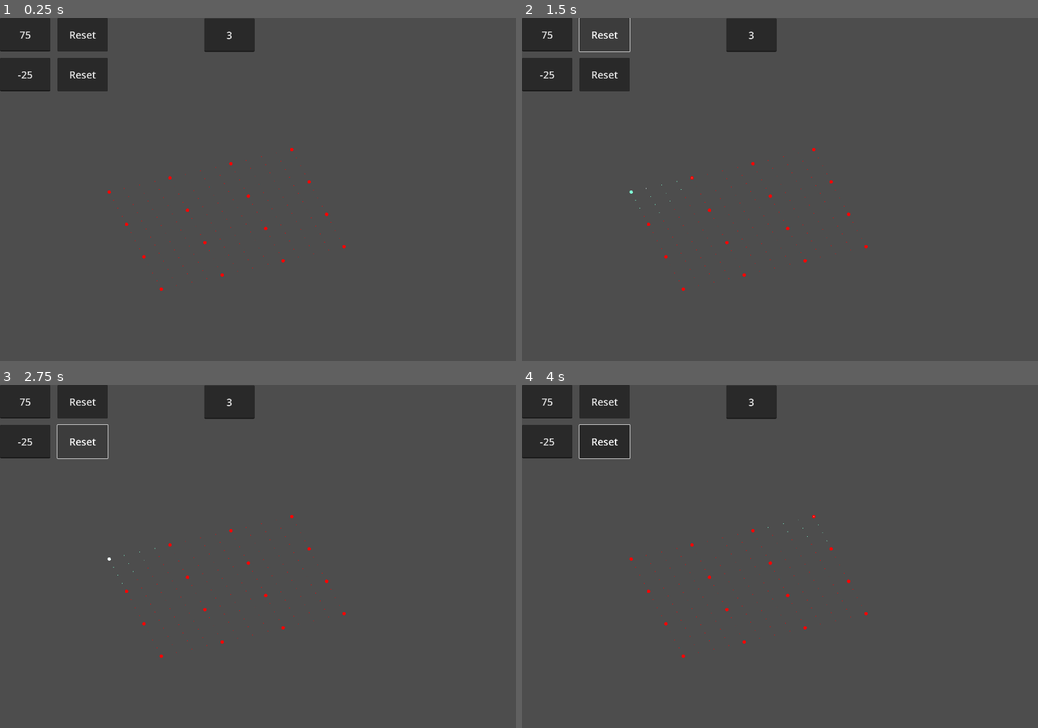
Above: before the commit, frames 1-4 (two rows, left to right).
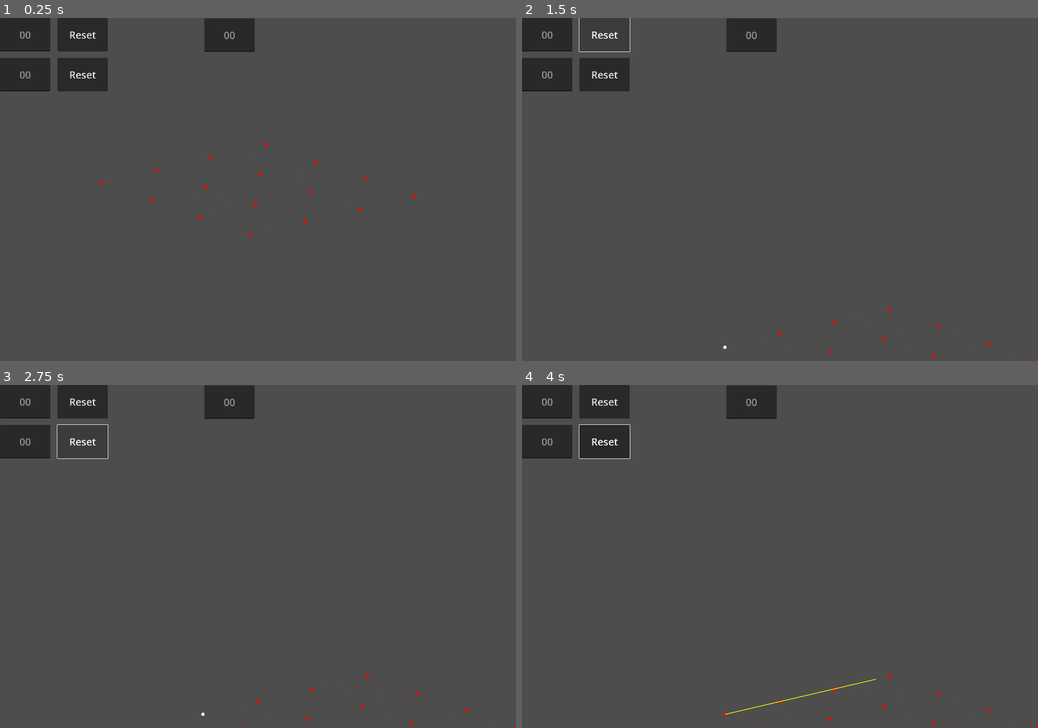
Above: after the commit, the same moments.

Repository: zondug/dot_tiles
Game: Godot game, scene res://isogrid.tscn
The game is run twice, just before and just after one commit, with the same random seed, the same clock (stepped at 60 frames per second) and the same inputs. The project has no main scene, so this scene is started directly.
Inputs (mouse positions are in pixels of both pictures, inside the frame that each line leads up to):
- Up to frame 1 (0.25 s): no input
- Up to frame 2 (1.5 s): tap Enter at 0.5 s; move the mouse to (893, 172) at 0.52 s; click (893, 172) at 0.67 s; click "Reset" at 1.25 s
- Up to frame 3 (2.75 s): click "Reset" at 2 s
- Up to frame 4 (4 s): move the mouse to (676, 573) at 2.77 s; click (676, 573) at 2.92 s; move the mouse to (831, 481) at 3.52 s; click (831, 481) at 3.67 s

The runs differ from the first frame. In frame 1, 0.4% of the frame differs, in the area x 3-81%, y 3-80%; in frame 2, 0.3%; in frame 3, 0.3%; in frame 4, 0.4%, in the area x 3-100%, y 3-100%.

Commit message:
Update isogrid.gd
moved grid to center of the viewport

Diff:
--- a/isogrid.gd
+++ b/isogrid.gd
@@ -1,61 +1,79 @@
 extends Node2D
 
-var angle_h := 75.0 # Desired angle (in degrees) - Angle between (0, 0) and (0, 1)
+var angle_h := 35.0 # Desired angle (in degrees) - Angle between (0, 0) and (0, 1)
 var angle_w := -25.0 # Desired angle (in degrees) - Angle between (0, 0) and (1, 0)
 var adj_distance := 3  # Set the distance between adjacent points
 
 const grid_size_x = 13
 const grid_size_y = 13
-const cell_width = 50 # Cell size on the x-axis
-const cell_height = 25 # Cell size on the y-axis
+const cell_width = 45 # Cell size on the x-axis
+const cell_height = 22.5 # Cell size on the y-axis
 const dot_size_multiple_of_4 = 5 # Dot size for grid points where both x and y are multiples of 4
 const dot_size_others = 1 # Dot size for other grid points
 var selected_dot = null
-
-@onready var line_edit = $CanvasLayer/CanvasGroup/LineEdit
-@onready var line_edit_2 = $CanvasLayer/CanvasGroup/LineEdit2
-@onready var line_edit_3 = $CanvasLayer/CanvasGroup/LineEdit3
+var rightmost_dot = null
 
 var grid_width = grid_size_x * cell_width
 var grid_height = grid_size_y * cell_height
 
 var dot_positions = [] # Table to store the coordinates of each point
 var route = []  # Array to store the path
-
+var screen_dot_positions = []
+var h_offsets = calculate_offsets(angle_h)
+var w_offsets = calculate_offsets(angle_w)
+var x_offset_h = h_offsets.x
+var y_offset_h = h_offsets.y
+var x_offset_w = w_offsets.x
+var y_offset_w = w_offsets.y
 
 func _ready():
-	line_edit.text = str(angle_h) # Assign the text property to label
-	line_edit_2.text = str(angle_w)
-	line_edit_3.text = str(adj_distance)
-
-	var viewport_size = get_viewport_rect().size
-	var grid_origin = Vector2(viewport_size.x * 1/3, viewport_size.y * 1/3)
-	position = grid_origin - Vector2((grid_size_x - 1) * cell_width * calculate_offsets(angle_w).x / 2 + (grid_size_y - 1) * cell_width * calculate_offsets(angle_h).x / 2,
-									 (grid_size_x - 1) * cell_height * calculate_offsets(angle_w).y / 2 + (grid_size_y - 1) * cell_height * calculate_offsets(angle_h).y / 2)
+	pass
+
+func calculate_offset():
+	var grid_center = calculate_grid_center()
+	var grid_center_index = int(grid_center.y) * grid_size_x + int(grid_center.x)
+	print(screen_dot_positions)
+	var center_dot_screen = screen_dot_positions[grid_center_index] if grid_center_index >= 0 and grid_center_index < screen_dot_positions.size() else Vector2.ZERO
+	var viewport_center = get_viewport_rect().size / 2
+	var offset = viewport_center - center_dot_screen
+	return offset
 
 func _draw():
-	var h_offsets = calculate_offsets(angle_h)
-	var w_offsets = calculate_offsets(angle_w)
-	var x_offset_h = h_offsets.x
-	var y_offset_h = h_offsets.y
-	var x_offset_w = w_offsets.x
-	var y_offset_w = w_offsets.y
-
 	dot_positions.clear()
+	screen_dot_positions.clear()
 
 	for i in range(grid_size_x):
 		for j in range(grid_size_y):
 			var x = position.x + i * cell_width * x_offset_w + j * x_offset_h * cell_width
 			var y = position.y + i * cell_height * y_offset_w + j * cell_height * y_offset_h
 			var dot_position = Vector2(x, y)
+			#if i == 0 and j == 0:
+				#draw_circle(dot_position, 20, Color.YELLOW)
+			screen_dot_positions.append(dot_position)  # Store the actual screen coordinates of the point
 			var dot_size = dot_size_multiple_of_4 if i % 4 == 0 and j % 4 == 0 else dot_size_others
 
 			draw_circle(dot_position, dot_size, Color.RED)
 			dot_positions.append(Vector2(i, j))  # Store the coordinates (i, j) of the point in the array
 
+	var offset = calculate_offset()
+	position += offset
+
+	for i in range(screen_dot_positions.size()):
+		screen_dot_positions[i] += offset
+
+	var rightmost_dot = find_rightmost_dot()
+	if rightmost_dot != null:
+		pass
+		#draw_circle(rightmost_dot, 20, Color.YELLOW)
+
 	draw_selected_dot()  # Call the function to draw the selected point
-	draw_adjacent_dots()  # Call the function to draw the adjacent points
-	#draw_route()  # Call the function to draw the path
+	#draw_adjacent_dots()  # Call the function to draw the adjacent points
+	draw_route()  # Call the function to draw the path
+
+func calculate_grid_center():
+	var grid_center_x = (grid_size_x - 1) / 2
+	var grid_center_y = (grid_size_y - 1) / 2
+	return Vector2(grid_center_x, grid_center_y)
 
 
 func draw_selected_dot(): # Call the function to draw the selected point
@@ -109,15 +127,30 @@
 		var closest_dot = find_closest_dot(mouse_position)
 		if closest_dot != null:
 			selected_dot = closest_dot
-			print("Clicked coordinates: ", selected_dot)
-
-			update_nearby_dots(adj_distance)  # Call update_nearby_dots function passing adj_distance value
+			#print("Clicked coordinates: ", selected_dot)
+
+			#update_nearby_dots(adj_distance)  # Call update_nearby_dots function passing adj_distance value
 			find_path(Vector2(0, 0), selected_dot)  # Find the path from (0, 0) to the selected point
 			queue_redraw()  # Call queue_redraw to redraw the highlighted point
 		else:
 			selected_dot = null
 			route.clear()  # Clear the path
 			queue_redraw()
+
+func find_center_dot():
+	var center_dot_grid = (rightmost_dot + Vector2(1, 1)) / 2
+	return center_dot_grid
+
+func find_rightmost_dot():
+	rightmost_dot = null
+	var max_x = -INF
+
+	for dot_position in screen_dot_positions:
+		if dot_position.x > max_x:
+			max_x = dot_position.x
+			rightmost_dot = dot_position
+
+	return rightmost_dot
 
 func find_closest_dot(mouse_position):
 	var min_distance = INF
@@ -230,18 +263,3 @@
 	var x_offset = cos(angle_radians)
 	var y_offset = sin(angle_radians)
 	return Vector2(x_offset, y_offset)
-
-func _on_line_edit_text_submitted(new_text):
-	angle_h = float(new_text)
-	print("Entered (0, 0) and (0, 1) Angle: ", angle_h)
-	queue_redraw()
-
-func _on_line_edit_2_text_submitted(new_text):
-	angle_w = float(new_text)
-	print("Entered (0, 0) and (1, 0) Angle: ", angle_w)
-	queue_redraw()
-
-func _on_line_edit_3_text_submitted(new_text):
-	adj_distance = float(new_text)
-	print("Entered distance: ", adj_distance)
-	queue_redraw()
